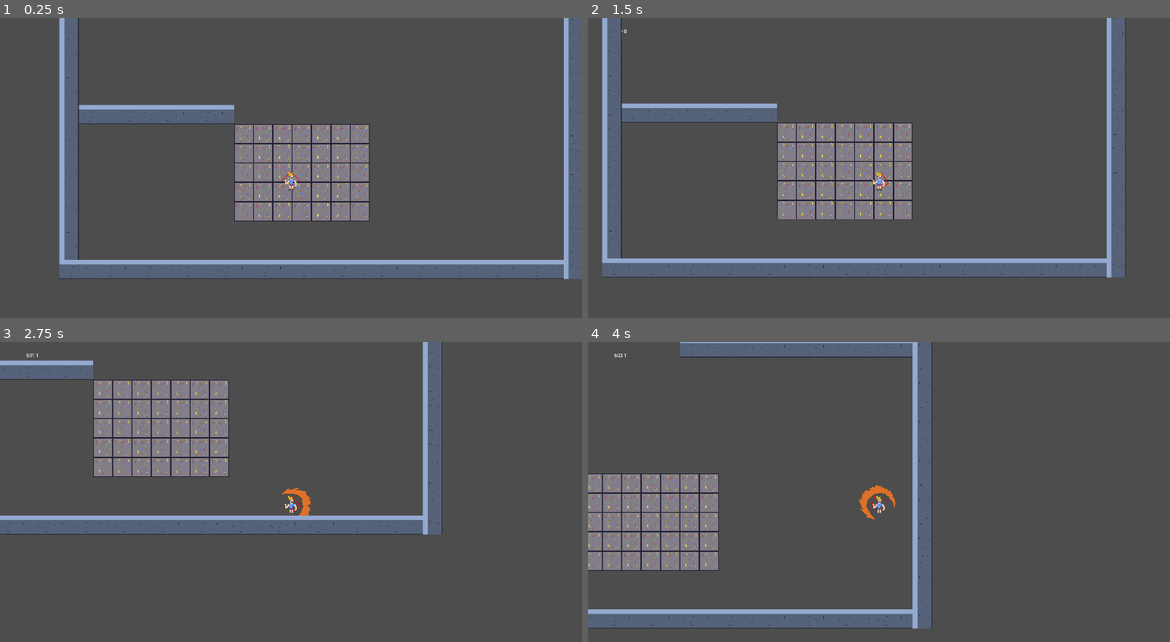
Above: before the commit, frames 1-4 (two rows, left to right).
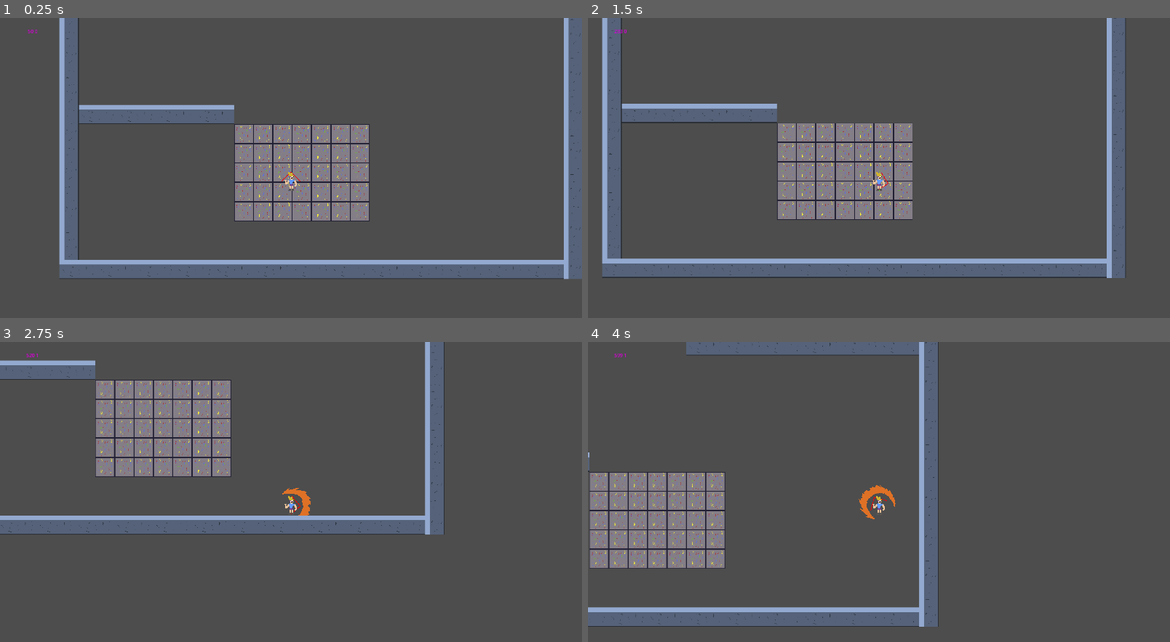
Above: after the commit, the same moments.

Repository: FinalExa/boots
Game: Godot game, scene res://Scenes/test_scene.tscn
The game is run twice, just before and just after one commit, with the same random seed, the same clock (stepped at 60 frames per second) and the same inputs.
Inputs:
- Up to frame 1 (0.25 s): no input
- Up to frame 2 (1.5 s): tap Enter at 0.5 s; hold D (right) 0.53-1.28 s; hold S (down) from 1.28 s (still down)
- Up to frame 3 (2.75 s): release S (down) at 2.03 s; hold D (right) from 2.03 s (still down)
- Up to frame 4 (4 s): release D (right) at 2.78 s; hold W (up) 2.78-3.53 s; hold A (left) from 3.53 s (still down)

The runs differ from the first frame. In frame 1, less than 0.1% of the frame differs, in the area x 4-7%, y 3-6%; in frame 2, 1.6%; in frame 3, 3.1%; in frame 4, 8.3%, in the area x 0-61%, y 0-96%.

Commit message:
Collision added

Diff:
--- /dev/null
+++ b/Player/PlayerCharacter.gd
@@ -0,0 +1,7 @@
+class_name PlayerCharacter
+extends CharacterBody2D
+
+var collisionResult: bool
+
+func _physics_process(delta):
+	collisionResult = move_and_slide()
--- a/Player/Scripts/PlayerMovement.gd
+++ b/Player/Scripts/PlayerMovement.gd
@@ -1,11 +1,13 @@
 class_name PlayerMovements
 extends Node
 
+@export var playerCharacter: PlayerCharacter
 @export var playerBody: CharacterBody2D
 @export var playerInputs: PlayerInputs
 
 @export var accelerationPerSecond: float
 @export var decelerationPerSecond: float
+@export var decelerationWhileColliding: float
 @export var minDecelerationWhileSteering: float
 @export var maxDecelerationWhileSteering: float
 @export var decelerationWhileSteeringRequiredSpeed: float
@@ -33,7 +35,6 @@
 
 func _physics_process(delta):
 	SetCurrentSpeed(delta)
-	playerBody.move_and_slide()
 
 func SetCurrentSpeed(delta):
 	if (playerInputs.movementInput == Vector2.ZERO):
@@ -45,23 +46,29 @@
 			currentDirection = Vector2.ZERO
 	else:
 		SetDirection(delta)
-		if (!directionDifferent):
-			Accelerate(delta)
-			if (decelerationWhileSteeringActive): decelerationWhileSteeringActive = false
-		else:
-			if (currentSpeed >= decelerationWhileSteeringRequiredSpeed):
-				if (!decelerationWhileSteeringActive): decelerationWhileSteeringActive = true
-				Decelerate(delta, currentDecelerationWhileSteering)
-			else:
-				Accelerate(delta)
+		AccelerationCases(delta)
 	currentSpeed = clamp(currentSpeed, 0, maxSpeed)
 	playerBody.velocity = currentDirection * currentSpeed
+
+func AccelerationCases(delta):
+	if (playerCharacter.collisionResult):
+		Decelerate(delta, decelerationWhileColliding)
+		return
+	if (!directionDifferent):
+		Accelerate(delta)
+		if (decelerationWhileSteeringActive): decelerationWhileSteeringActive = false
+		return
+	if (currentSpeed >= decelerationWhileSteeringRequiredSpeed):
+		if (!decelerationWhileSteeringActive): decelerationWhileSteeringActive = true
+		Decelerate(delta, currentDecelerationWhileSteering)
+		return
+	Accelerate(delta)
 
 func Accelerate(delta):
 	currentSpeed = clamp(currentSpeed + (accelerationPerSecond * delta), minSpeed, maxSpeed)
 
 func Decelerate(delta, decelerationValue):
-	currentSpeed -= decelerationValue * delta
+	currentSpeed = clamp(currentSpeed - (decelerationValue * delta), minSpeed, maxSpeed)
 
 func DecelerationWhileSteering(delta):
 	if (decelerationWhileSteeringActive):
--- a/Player/player_character.tscn
+++ b/Player/player_character.tscn
@@ -1,6 +1,7 @@
-[gd_scene load_steps=11 format=3 uid="uid://dqg13lpbwrv7"]
+[gd_scene load_steps=13 format=3 uid="uid://dqg13lpbwrv7"]
 
 [ext_resource type="Texture2D" uid="uid://bdsu8mixci7tf" path="res://Player/Sprites/Brook.png" id="1_hl47a"]
+[ext_resource type="Script" path="res://Player/PlayerCharacter.gd" id="1_lc76b"]
 [ext_resource type="Script" path="res://Player/Scripts/PlayerMovement.gd" id="1_n46fh"]
 [ext_resource type="Script" path="res://Player/Scripts/PlayerInputs.gd" id="3_fxyqo"]
 [ext_resource type="Script" path="res://Player/Scripts/PlayerSpeedThresholds.gd" id="4_33erx"]
@@ -13,7 +14,11 @@
 [sub_resource type="CircleShape2D" id="CircleShape2D_upbqd"]
 radius = 33.1361
 
+[sub_resource type="LabelSettings" id="LabelSettings_fvdlt"]
+font_color = Color(0.854902, 0, 0.854902, 1)
+
 [node name="PlayerCharacter" type="CharacterBody2D"]
+script = ExtResource("1_lc76b")
 
 [node name="PlayerSprite" type="Sprite2D" parent="."]
 z_index = 1
@@ -27,12 +32,14 @@
 [node name="PlayerInputs" type="Node" parent="."]
 script = ExtResource("3_fxyqo")
 
-[node name="PlayerMovements" type="Node" parent="." node_paths=PackedStringArray("playerBody", "playerInputs")]
+[node name="PlayerMovements" type="Node" parent="." node_paths=PackedStringArray("playerCharacter", "playerBody", "playerInputs")]
 script = ExtResource("1_n46fh")
+playerCharacter = NodePath("..")
 playerBody = NodePath("..")
 playerInputs = NodePath("../PlayerInputs")
 accelerationPerSecond = 250.0
 decelerationPerSecond = 300.0
+decelerationWhileColliding = 250.0
 minDecelerationWhileSteering = 15.0
 maxDecelerationWhileSteering = 50.0
 decelerationWhileSteeringRequiredSpeed = 600.0
@@ -43,6 +50,7 @@
 maxSpeed = 1500.0
 
 [node name="PlayerHUD" type="Control" parent="."]
+z_index = 100
 layout_mode = 3
 anchors_preset = 0
 offset_left = -960.0
@@ -56,6 +64,7 @@
 offset_top = 24.0
 offset_right = 192.0
 offset_bottom = 56.0
+label_settings = SubResource("LabelSettings_fvdlt")
 horizontal_alignment = 1
 vertical_alignment = 1
 script = ExtResource("4_hhy2o")
